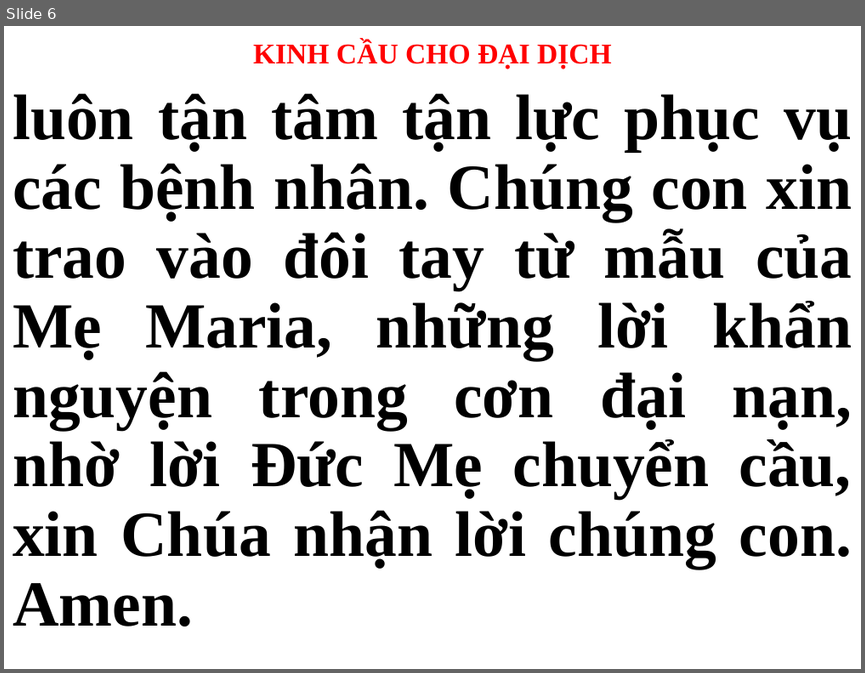
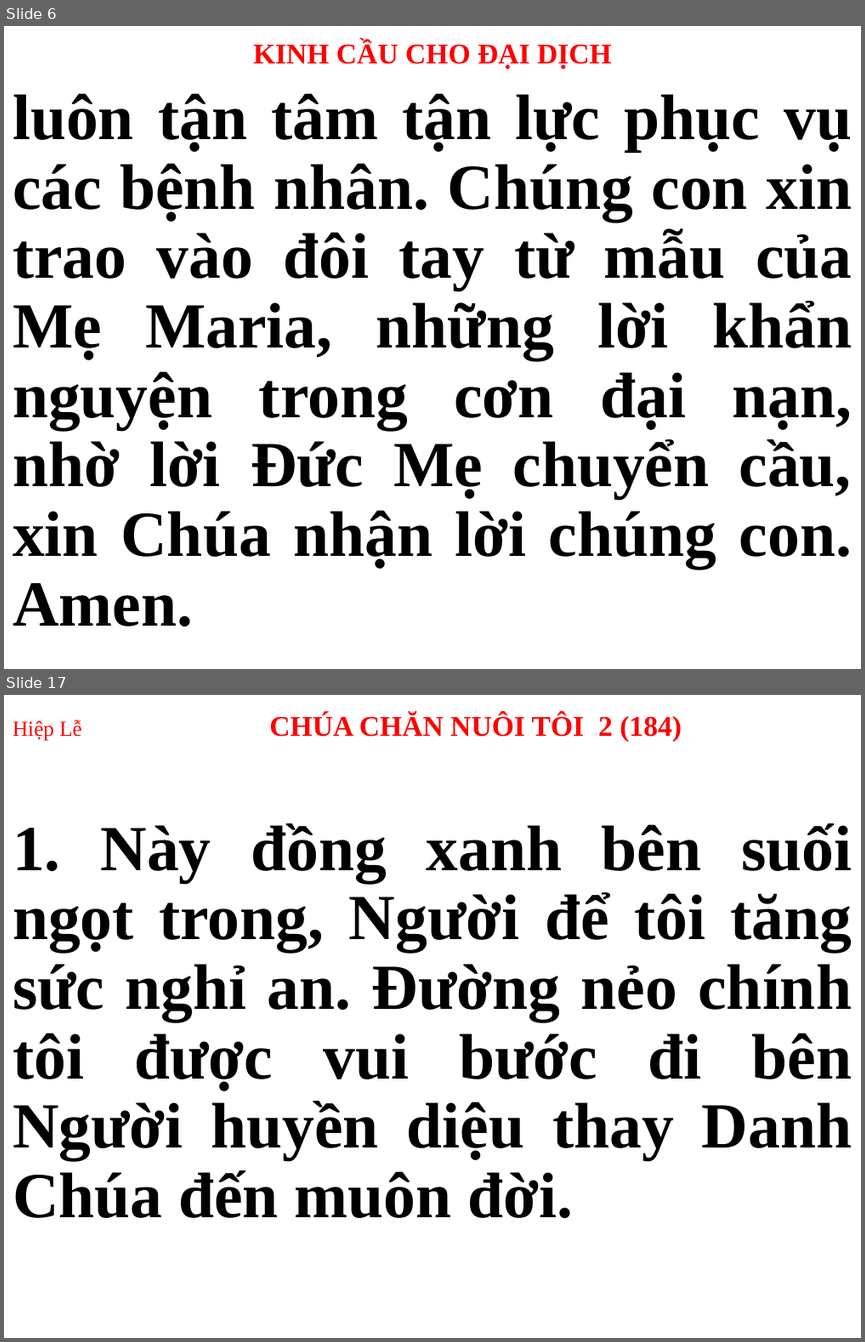
Before and after one commit to webfullstack99/usb-songs, a slide deck: Thứ 3.pptx. Shown one above the other, each under a label of ours: slide 6 before the commit, slides 6 and 17 after it; the slides between them are not shown. The pictures are 865x673 and 865x1342 pixels, drawn with LibreOffice and Linux fonts; fonts in the diff are those of the drawing. Boxes give left, top, right and bottom in pixels: in the first picture for what was removed or moved away, otherwise in the second. Text is boxed around its words. In the diff, an @@ line names an element or a change of style, - is before the commit and + after.

```diff
--- a/Thứ 3.pptx
+++ b/Thứ 3.pptx
@@ slide 17 added at (4,695,861,1338), background #FFFFFF @@
@@ title added at (12,713,681,741), 24 pt, text #FF0000, bold @@
+Hiệp Lễ CHÚA CHĂN NUÔI TÔI 2 (184)
@@ subtitle added at (12,823,852,1218), 54 pt, text #000000, bold @@
+1. Này đồng xanh bên suối ngọt trong, Người để tôi tăng sức nghỉ an. Đường nẻo chính tôi được vui bước đi bên Người huyền diệu thay Danh Chúa đến muôn đời.
```
Also in this commit, not shown: 2 slides changed, 14 other slides added, 14 slides removed.
